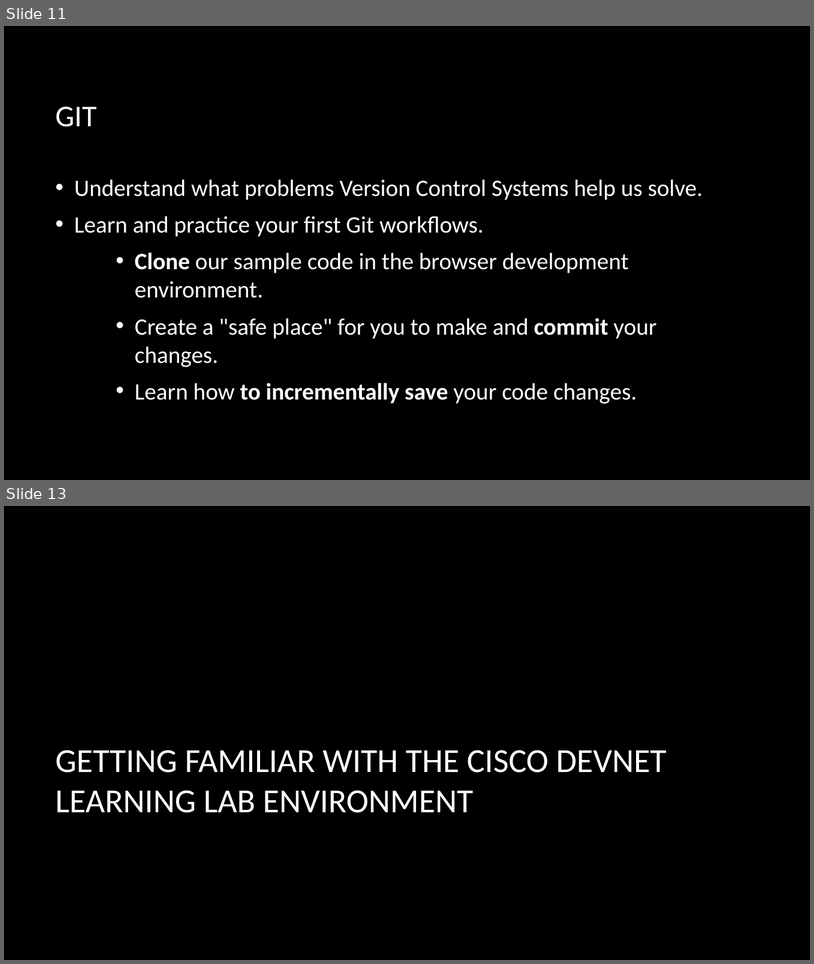
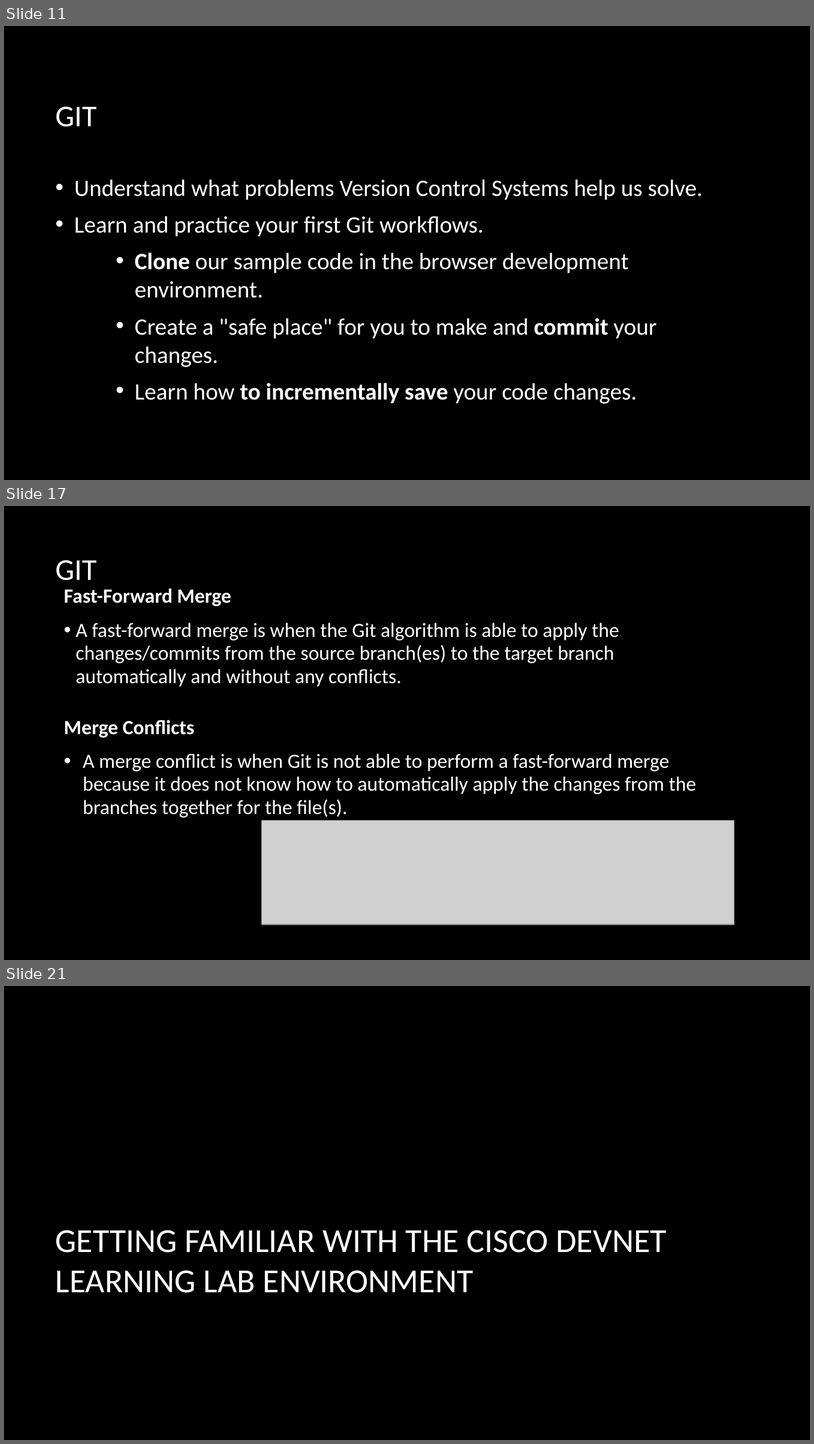
Before and after one commit to CiscoDevNet/WASTC2024-vFDW, a slide deck: 1-Monday/Intro-to-Git/WASTC2024-vFDW-Intro-to-Git.pptx. Shown one above the other, each under a label of ours: slides 11 and 13 before the commit, slides 11, 17 and 21 after it; the slides between them are not shown. The pictures are 814x964 and 814x1444 pixels, drawn with LibreOffice and Linux fonts; fonts in the diff are those of the drawing; grey boxes stand for pictures; background and template pictures are left out. Boxes give left, top, right and bottom in pixels: in the first picture for what was removed or moved away, otherwise in the second. Text is boxed around its words. In the diff, an @@ line names an element or a change of style, - is before the commit and + after.

```diff
--- a/1-Monday/Intro-to-Git/WASTC2024-vFDW-Intro-to-Git.pptx
+++ b/1-Monday/Intro-to-Git/WASTC2024-vFDW-Intro-to-Git.pptx
@@ slide 17 added at <box>4,506,810,960</box>, background picture (left out) @@
@@ title added at <box>56,560,97,580</box>, 36 pt, text #FFFFFF @@
+GIT
@@ text added at <box>64,588,697,817</box>, 24 pt, text #FFFFFF @@
+Fast-Forward Merge
+• A fast-forward merge is when the Git algorithm is able to apply the changes/commits from the source branch(es) to the target branch automatically and without any conflicts.
+Merge Conflicts
+• A merge conflict is when Git is not able to perform a fast-forward merge because it does not know how to automatically apply the changes from the branches together for the file(s).
@@ picture added at <box>262,820,735,925</box> @@
@@ what was slide 13 is now slide 21 @@
```
Also in this commit, not shown: 1 slide changed, 8 other slides added, 1 slide removed.
